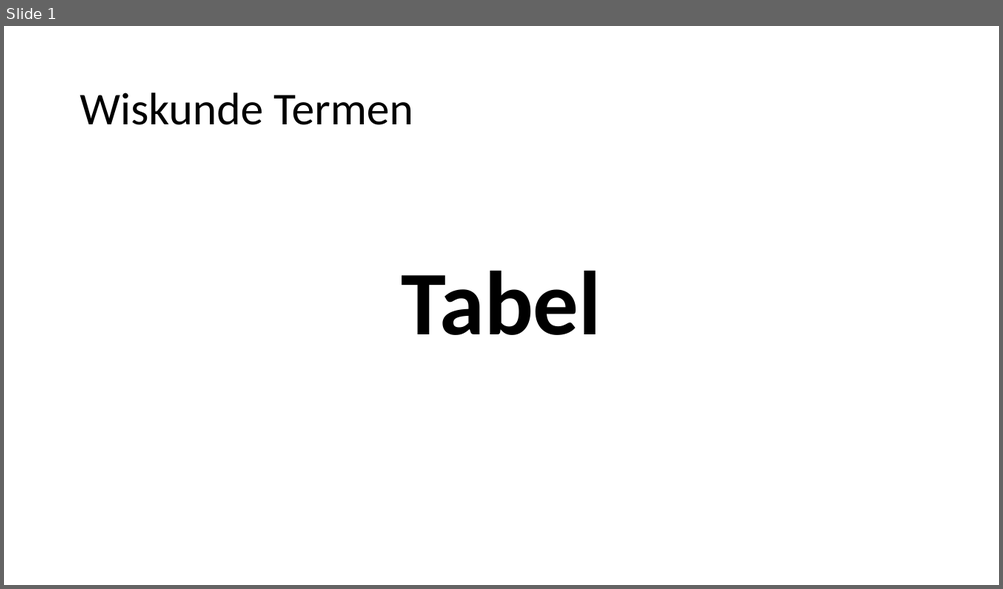
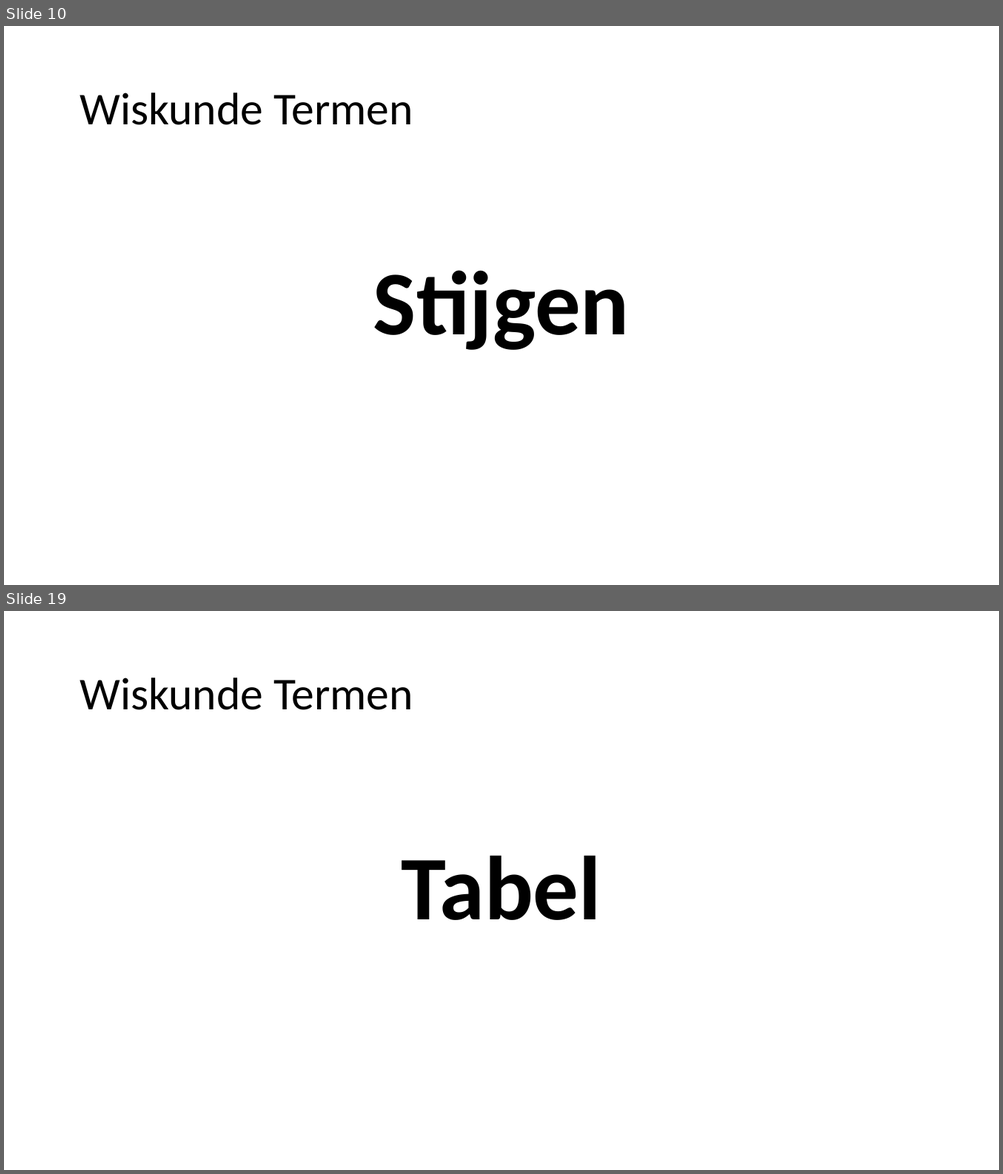
Before and after one commit to heinvinkel/wiskundetermen, a slide deck: verbanden en formules/AAAAverbanden en formules.pptx. Shown one above the other, each under a label of ours: slide 1 before the commit, slides 10 and 19 after it; the slides between them are not shown. The pictures are 1003x589 and 1003x1174 pixels, drawn with LibreOffice and Linux fonts; fonts in the diff are those of the drawing. Boxes give left, top, right and bottom in pixels: in the first picture for what was removed or moved away, otherwise in the second. Text is boxed around its words. In the diff, an @@ line names an element or a change of style, - is before the commit and + after.

```diff
--- a/verbanden en formules/AAAAverbanden en formules.pptx
+++ b/verbanden en formules/AAAAverbanden en formules.pptx
@@ slide 10 added at (4, 26, 999, 585), background #FFFFFF @@
@@ title added at (79, 93, 413, 125), 44 pt, text #000000 @@
+Wiskunde Termen
@@ text added at (373, 270, 629, 350), 87.8 pt, text #000000, bold @@
+Stijgen
@@ what was slide 1 is now slide 19 @@
```
Also in this commit, not shown: 17 other slides added, 14 other files.
